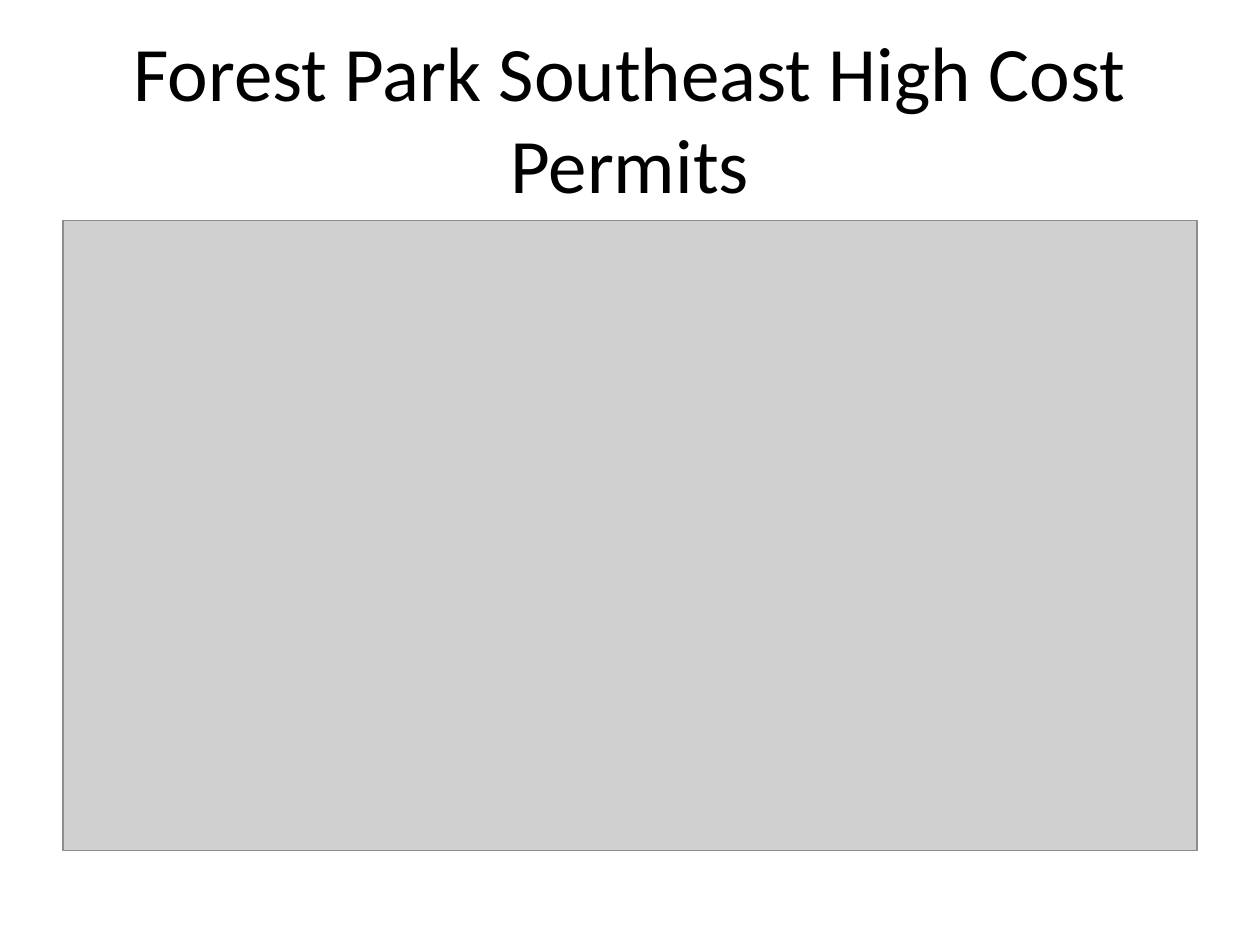
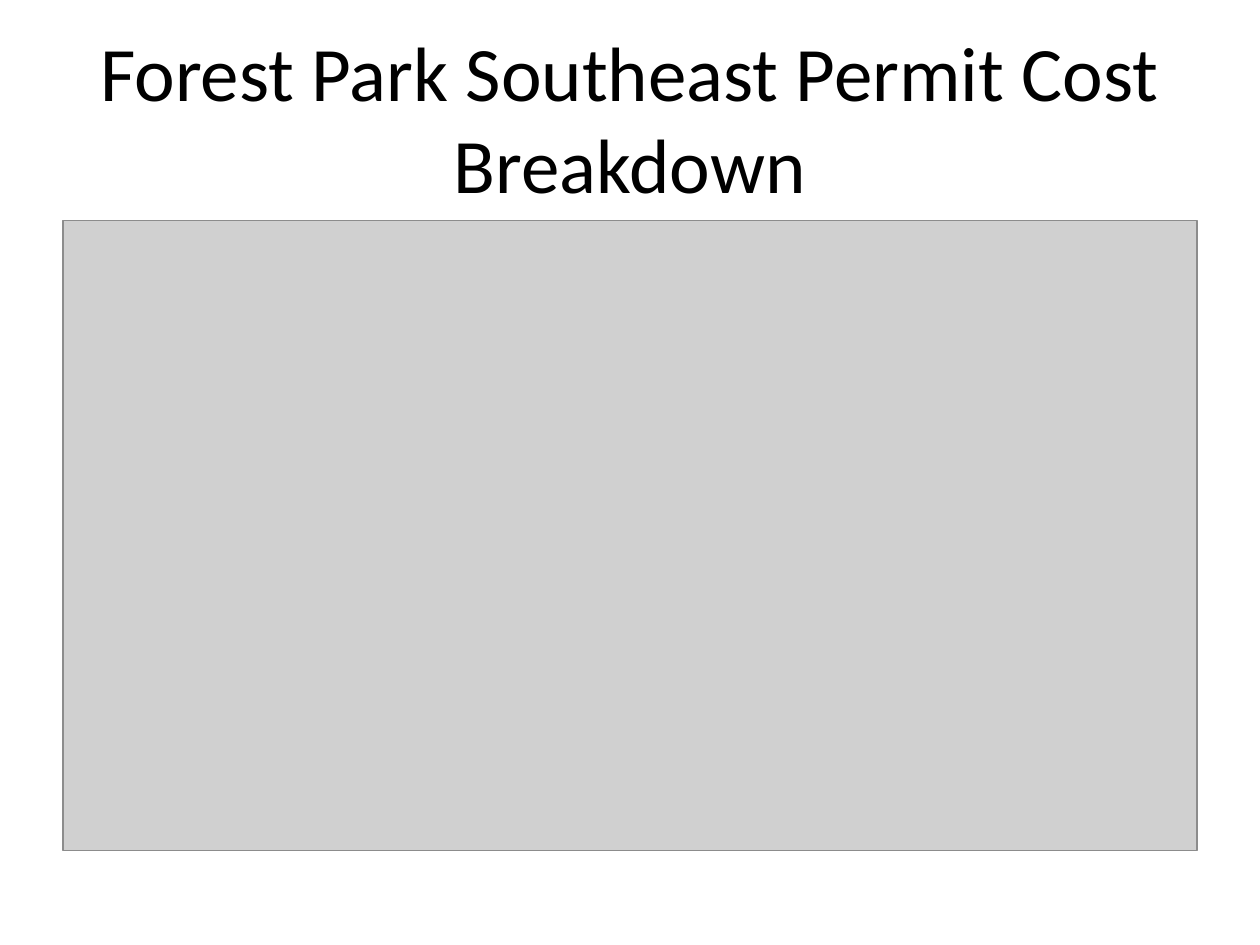
Before and after one commit to wumcrc/stl-building-permits, a slide deck: slide 9 of results/presentations/2020/May/monthly_reportMay2020.pptx. Drawn at 1260x945 pixels with LibreOffice and Linux fonts; fonts in the diff are those of the drawing; grey boxes stand for pictures. Boxes give left, top, right and bottom in pixels: in the first picture for what was removed or moved away, otherwise in the second. Text is boxed around its words. In the diff, an @@ line names an element or a change of style, - is before the commit and + after.

```diff
--- a/results/presentations/2020/May/monthly_reportMay2020.pptx
+++ b/results/presentations/2020/May/monthly_reportMay2020.pptx
@@ title at (100,47,1158,194): text changed @@
-Forest Park Southeast High Cost Permits
+Forest Park Southeast Permit Cost Breakdown
```
Also in this commit, not shown: 7 other slides changed, 1 other file.
